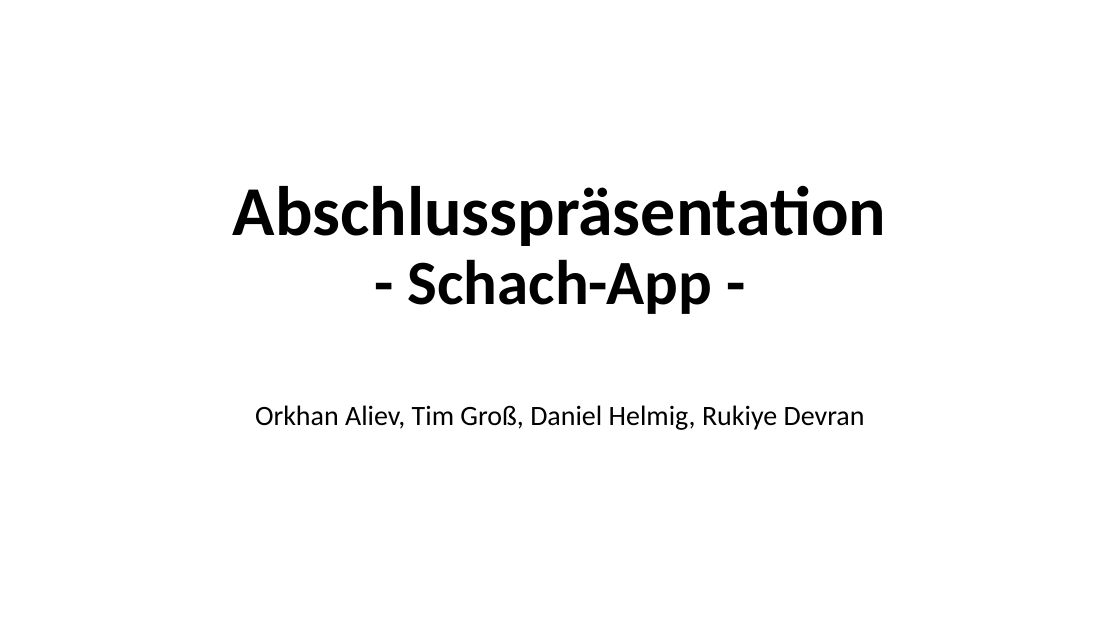
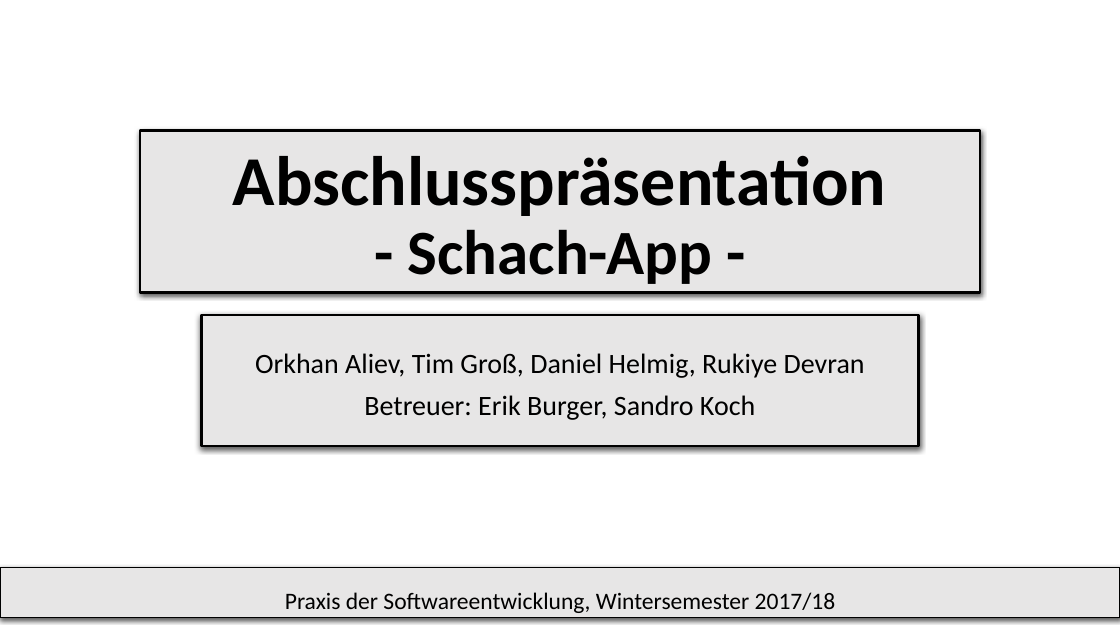
Before and after one commit to DrMopiti/pse, a slide deck: slide 1 of Abschlusspräsentation/Abschlusspräsentation.pptx. Drawn at 1120x630 pixels with LibreOffice and Linux fonts; fonts in the diff are those of the drawing; background and template pictures are left out. Boxes give left, top, right and bottom in pixels: in the first picture for what was removed or moved away, otherwise in the second. Text is boxed around its words. In the diff, an @@ line names an element or a change of style, - is before the commit and + after.

```diff
--- a/Abschlusspräsentation/Abschlusspräsentation.pptx
+++ b/Abschlusspräsentation/Abschlusspräsentation.pptx
@@ title "Abschlusspräsentation - Schach-App -": place and size @@
-title "Abschlusspräsentation - Schach-App -" at (233,185,887,314)
+title "Abschlusspräsentation - Schach-App -" at (140,130,981,292)
@@ title "Abschlusspräsentation - Schach-App -" at (140,130,981,292): fill none to #E7E6E6; outline none to #000000 2.25 pt; shadow on @@
@@ subtitle "Orkhan Aliev, Tim Groß, Daniel ..." at (202,315,919,446): fill none to #E7E6E6; outline none to #000000 2.25 pt; shadow on @@
@@ subtitle "Orkhan Aliev, Tim Groß, Daniel ...": place and size @@
-subtitle "Orkhan Aliev, Tim Groß, Daniel ..." at (255,405,865,430)
+subtitle "Orkhan Aliev, Tim Groß, Daniel ..." at (202,315,919,446)
@@ subtitle at (364,395,755,420): paragraph added @@
+Betreuer: Erik Burger, Sandro Koch
@@ rectangle added at (0,567,1120,618), fill #E7E6E6, outline #000000 0.75 pt, 20.1 pt, text #000000 @@
+Praxis der Softwareentwicklung, Wintersemester 2017/18
```
Also in this commit, not shown: 14 other slides changed.
